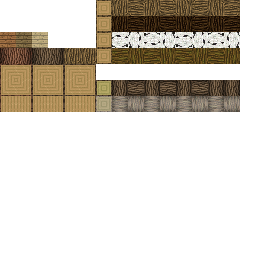
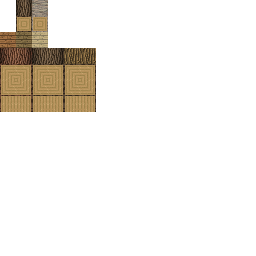
Layer changes from the first w=256, h=256 image to the second:
added layer "Fir" (2nd of 2, in "Fir") in group "Fir" over left=16, top=0, right=32, bottom=16
added layer "Fir Top" in group "Fir" over left=16, top=16, right=32, bottom=32
added group "Acacia" (1st of 2) with 8 layers over left=32, top=0, right=48, bottom=32
added layer "Acacia - delocuro copy" in group "Acacia" over left=32, top=0, right=48, bottom=16
added layer "Acacia" (2nd of 2, in "Acacia") in group "Acacia" over left=32, top=0, right=48, bottom=16
added layer "Acacia Top" in group "Acacia" over left=32, top=16, right=48, bottom=32
removed group "Siideways Vanilla Oak" (9 layers) over left=96, top=0, right=240, bottom=16
removed layer "Mirrored Vanilla Oak Log (3 turns)" from group "Siideways Vanilla Oak" over left=224, top=0, right=240, bottom=16
removed layer "Mirrored Vanilla Oak Log (2 turns)" from group "Siideways Vanilla Oak" over left=208, top=0, right=224, bottom=16
removed layer "Mirrored Vanilla Oak Log (1 turn)" from group "Siideways Vanilla Oak" over left=192, top=0, right=208, bottom=16
removed layer "Mirrored Vanilla Oak Log" from group "Siideways Vanilla Oak" over left=176, top=0, right=192, bottom=16
removed layer "Vanilla Oak Log (3 Turns)" from group "Siideways Vanilla Oak" over left=160, top=0, right=176, bottom=16
removed layer "Vanilla Oak Log (2 Turns)" from group "Siideways Vanilla Oak" over left=144, top=0, right=160, bottom=16
removed group "Sideways Vanilla Pine" (9 layers) over left=96, top=16, right=240, bottom=32
removed group "Sideways Vanilla Birch" (9 layers) over left=96, top=32, right=240, bottom=48
removed group "Sideways Vanilla Jungle" (9 layers) over left=96, top=48, right=240, bottom=64
removed group "Fir Log" (1st of 2) (9 layers) over left=96, top=80, right=240, bottom=96
removed group "Acacia Log" (1st of 2) (9 layers) over left=96, top=96, right=240, bottom=112
…and 50 more changes (2 added, 48 removed)
